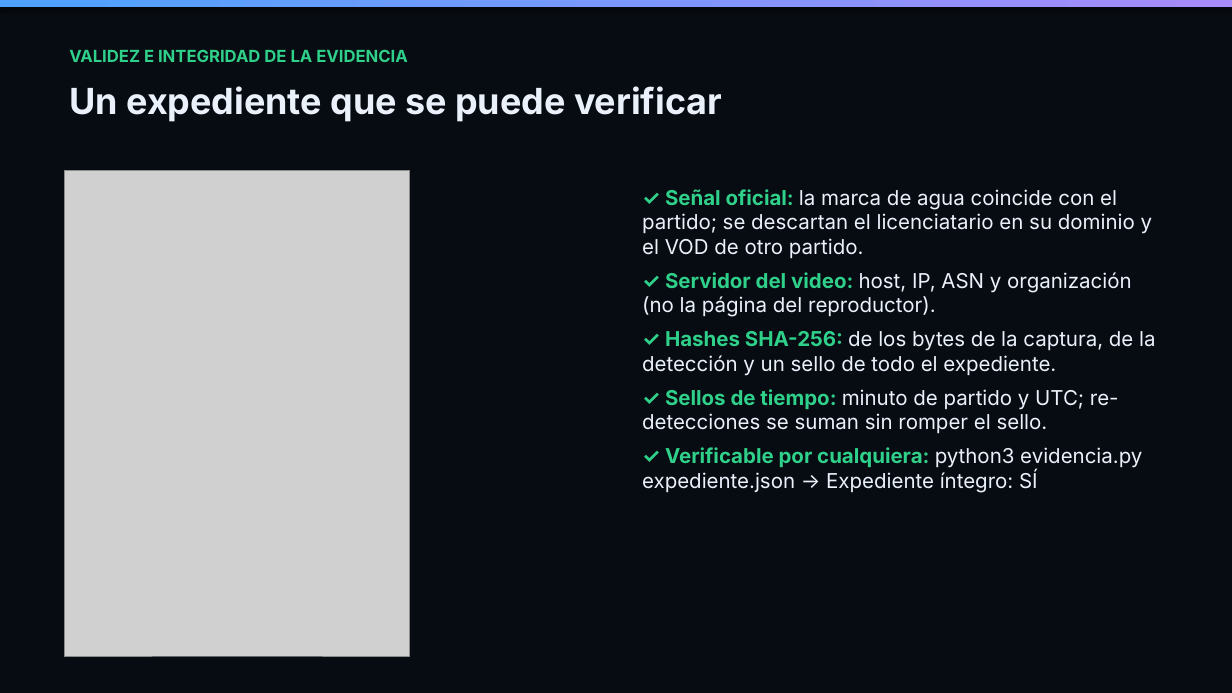
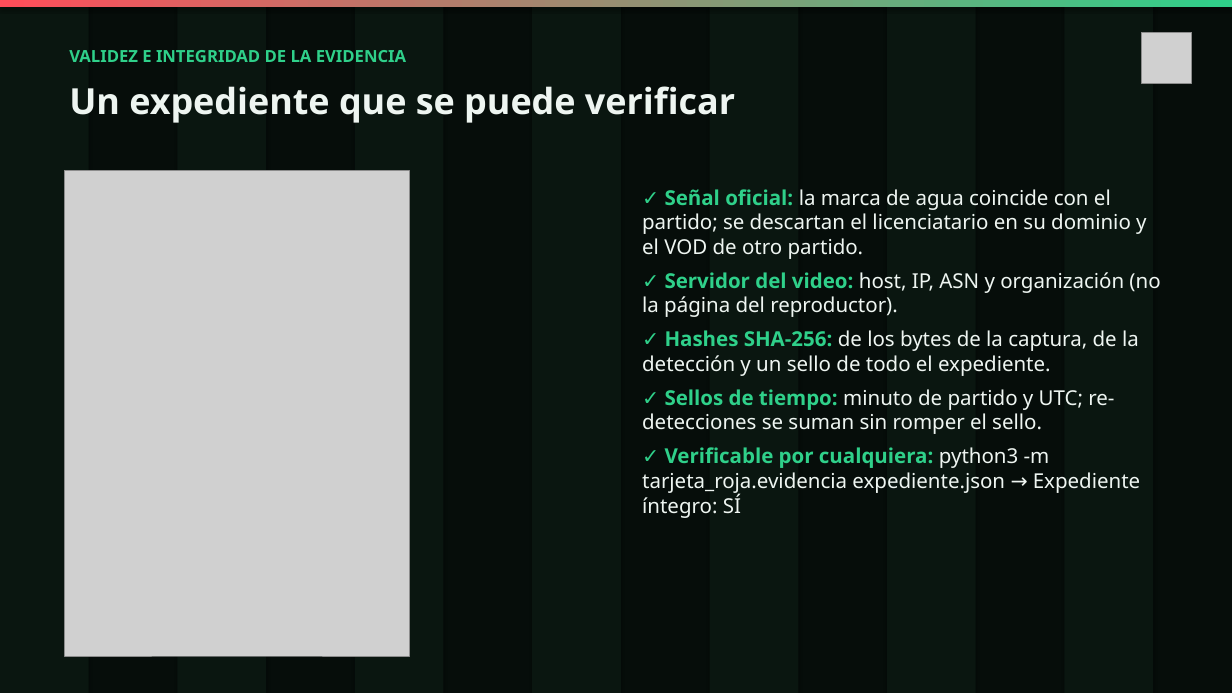
Before and after one commit to Maurezg7/achique, a slide deck: slide 4 of entrega/presentacion.pptx. Drawn at 1232x693 pixels with LibreOffice and Linux fonts; fonts in the diff are those of the drawing; grey boxes stand for pictures. Boxes give left, top, right and bottom in pixels: in the first picture for what was removed or moved away, otherwise in the second. Text is boxed around its words. In the diff, an @@ line names an element or a change of style, - is before the commit and + after.

Commit message:
docs: presentación con la marca Tarjeta Roja y la UI nueva

```diff
--- a/entrega/presentacion.pptx
+++ b/entrega/presentacion.pptx
@@ background #070B12 to #060D0A @@
@@ rectangle at <box>0,0,1232,7</box>: fill gradient #4DA3FF to #A78BFA to gradient #FF4D5A to #2FD08A @@
@@ rectangle added at <box>0,0,89,693</box>, fill #0A1610 @@
@@ rectangle added at <box>177,0,266,693</box>, fill #0A1610 @@
@@ rectangle added at <box>355,0,444,693</box>, fill #0A1610 @@
@@ rectangle added at <box>532,0,621,693</box>, fill #0A1610 @@
@@ rectangle added at <box>710,0,799,693</box>, fill #0A1610 @@
@@ rectangle added at <box>887,0,976,693</box>, fill #0A1610 @@
@@ rectangle added at <box>1065,0,1153,693</box>, fill #0A1610 @@
@@ text "VALIDEZ E INTEGRIDAD DE LA ..." at <box>69,50,406,62</box>: font Inter to Noto Sans @@
@@ picture added at <box>1141,32,1192,83</box> @@
@@ text "Un expediente que se puede ..." at <box>69,86,735,123</box>: font Inter to Noto Sans, text colour #EAF1FB to #EEF5F1 @@
@@ text at <box>642,189,1160,434</box>: font Inter to Noto Sans in "✓ Señal oficial: la marca de agua ...", "✓ Servidor del video: host, IP, ASN ...", "✓ Hashes SHA-256: de los bytes de ...", "✓ Sellos de tiempo: minuto de partido ..."; text colour #EAF1FB to #EEF5F1 in "la marca de agua coincide con el ...", "host, IP, ASN y organización (no la ...", "de los bytes de la captura, de ...", "minuto de partido y UTC; re-detecciones se ..." @@
@@ text at <box>642,447,1140,518</box>: text changed; font Inter to Noto Sans; text colour #EAF1FB to #EEF5F1 @@
-✓ Verificable por cualquiera: python3 evidencia.py expediente.json → Expediente íntegro: SÍ
+✓ Verificable por cualquiera: python3 -m tarjeta_roja.evidencia expediente.json → Expediente íntegro: SÍ
```
Also in this commit, not shown: 10 other slides changed.
